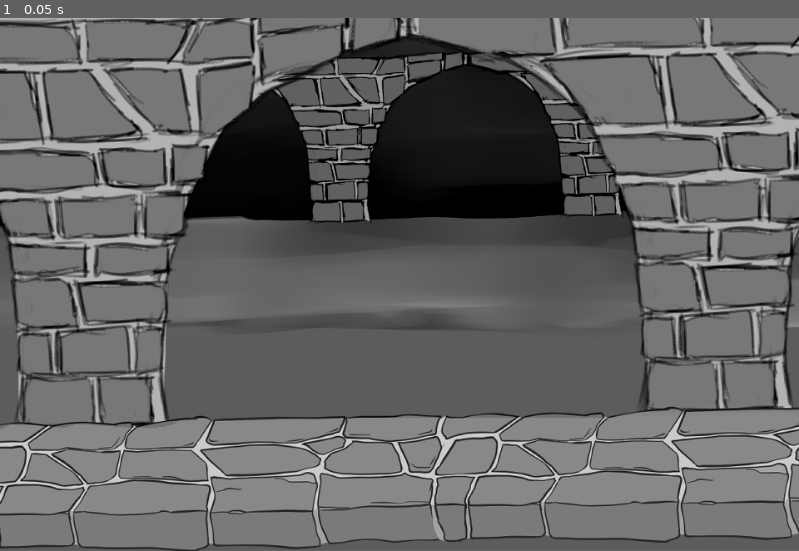
Above: before the commit, frame 1.
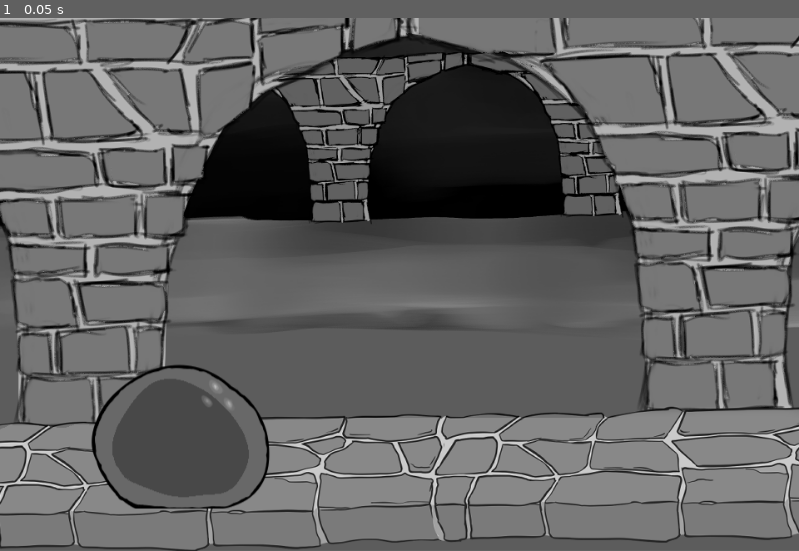
Above: after the commit, the same moment.

Repository: ludumcloud/dungeon-dojo-godot
Game: Godot game, scene res://resources/level.tscn
The game is run twice, just before and just after one commit, with the same random seed, the same clock (stepped at 60 frames per second) and the same inputs.
Inputs:
- Up to frame 1 (0.05 s): no input

The runs differ from the first frame. In frame 1, 3.6% of the frame differs, in the area x 11-34%, y 65-93%.

Commit message:
level player

Diff:
--- a/resources/level.tscn
+++ b/resources/level.tscn
@@ -1,6 +1,7 @@
-[gd_scene load_steps=2 format=2]
+[gd_scene load_steps=3 format=2]
 
 [ext_resource path="res://resources/background.png" type="Texture" id=1]
+[ext_resource path="res://resources/player.tscn" type="PackedScene" id=2]
 
 [node name="Node2D" type="Node2D"]
 
@@ -11,3 +12,6 @@
 [node name="Sprite" type="Sprite" parent="ParallaxBackground/ParallaxLayer"]
 position = Vector2( 480, 320 )
 texture = ExtResource( 1 )
+
+[node name="Player" parent="." instance=ExtResource( 2 )]
+position = Vector2( 216, 520 )
